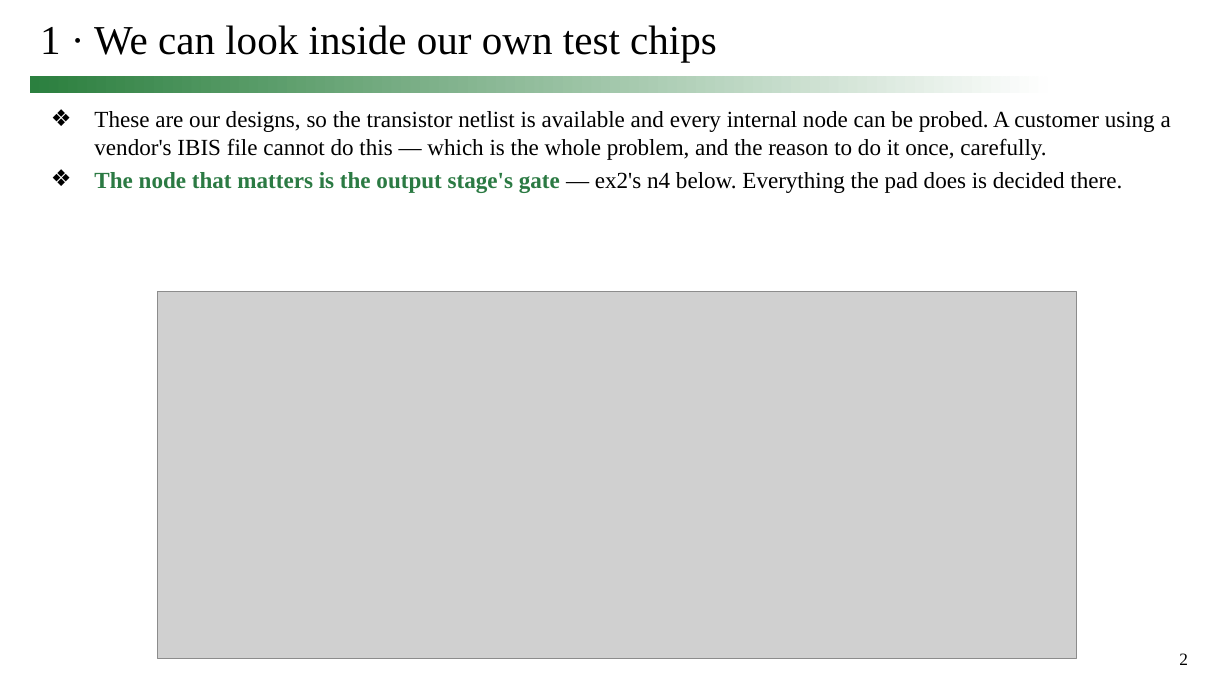
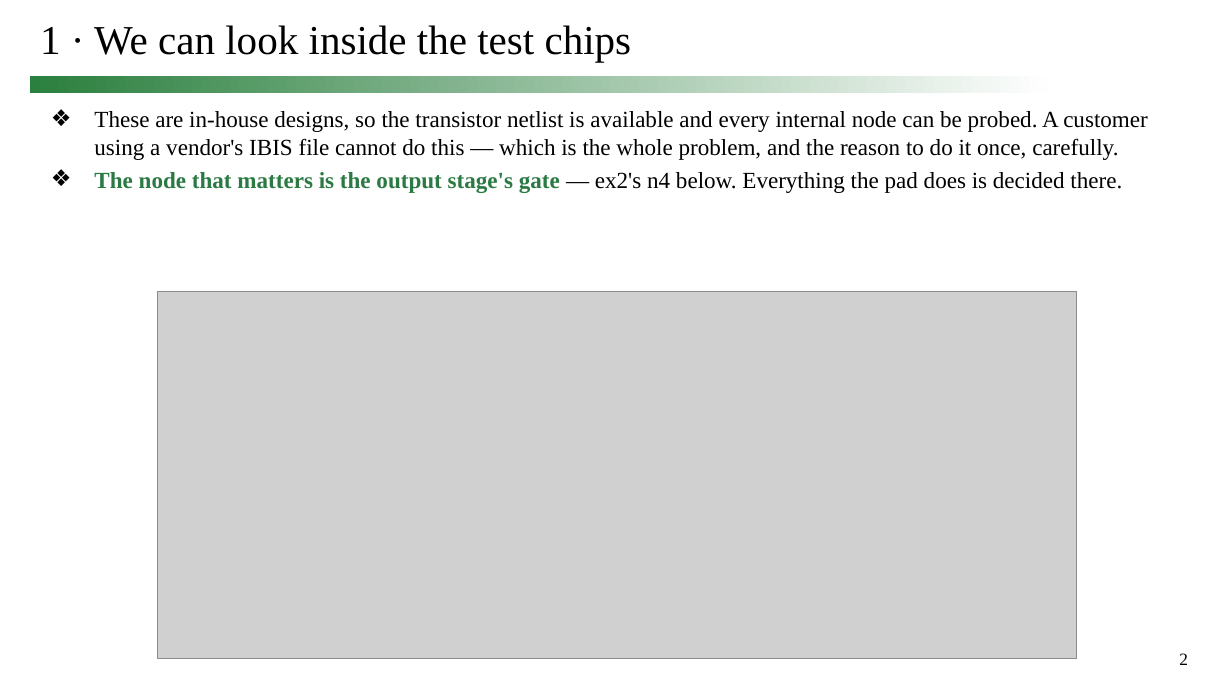
Before and after one commit to simon9721/ibis_comparison, a slide deck: slide 2 of results/meeting_deck_2026-09-24/0924_track1_story.pptx. Drawn at 1232x693 pixels with LibreOffice and Linux fonts; fonts in the diff are those of the drawing; grey boxes stand for pictures. Boxes give left, top, right and bottom in pixels: in the first picture for what was removed or moved away, otherwise in the second. Text is boxed around its words. In the diff, an @@ line names an element or a change of style, - is before the commit and + after.

```diff
--- a/results/meeting_deck_2026-09-24/0924_track1_story.pptx
+++ b/results/meeting_deck_2026-09-24/0924_track1_story.pptx
@@ title at box(40, 25, 632, 62): text changed @@
-1 · We can look inside our own test chips
+1 · We can look inside the test chips
@@ text at box(94, 111, 1148, 160): text changed @@
-❖ These are our designs, so the transistor netlist is available and every internal node can be probed. A customer using a vendor's IBIS file cannot do this — which is the whole problem, and the reason to do it once, carefully.
+❖ These are in-house designs, so the transistor netlist is available and every internal node can be probed. A customer using a vendor's IBIS file cannot do this — which is the whole problem, and the reason to do it once, carefully.
```
Also in this commit, not shown: 13 other slides changed, 15 other files.
